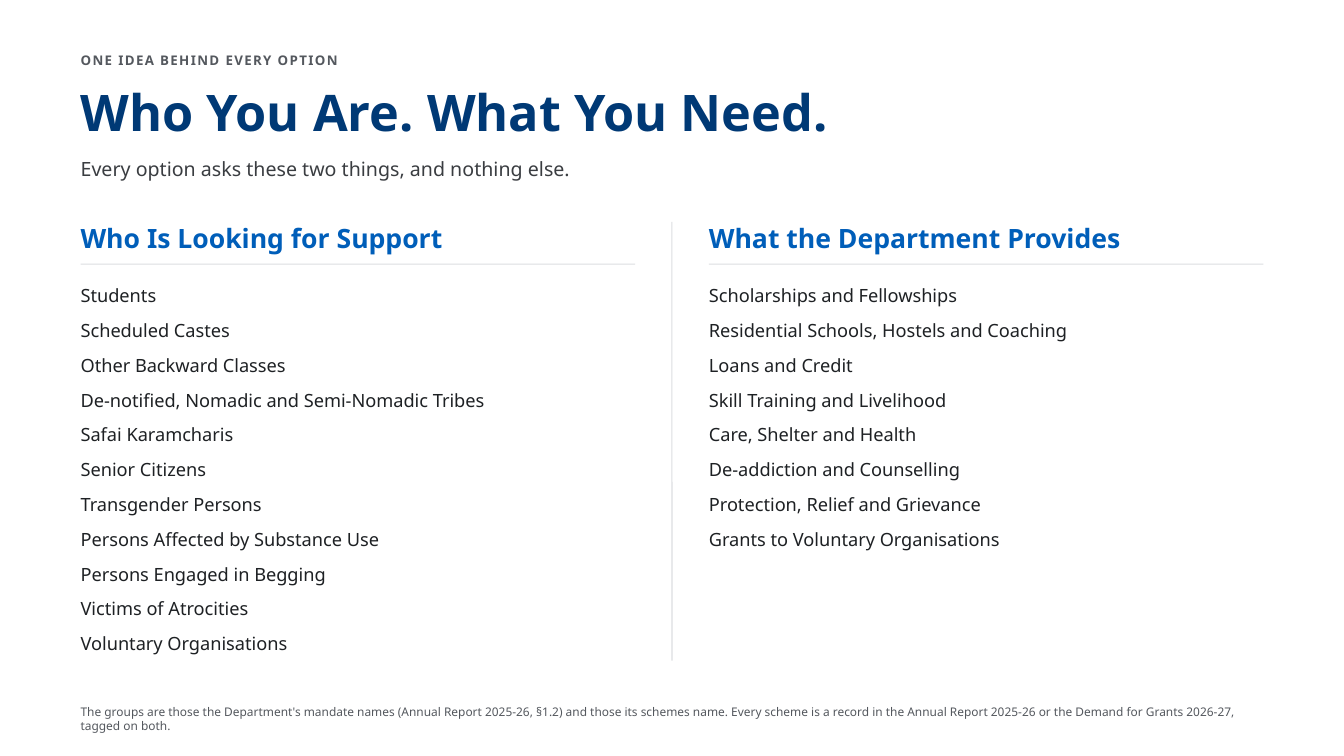
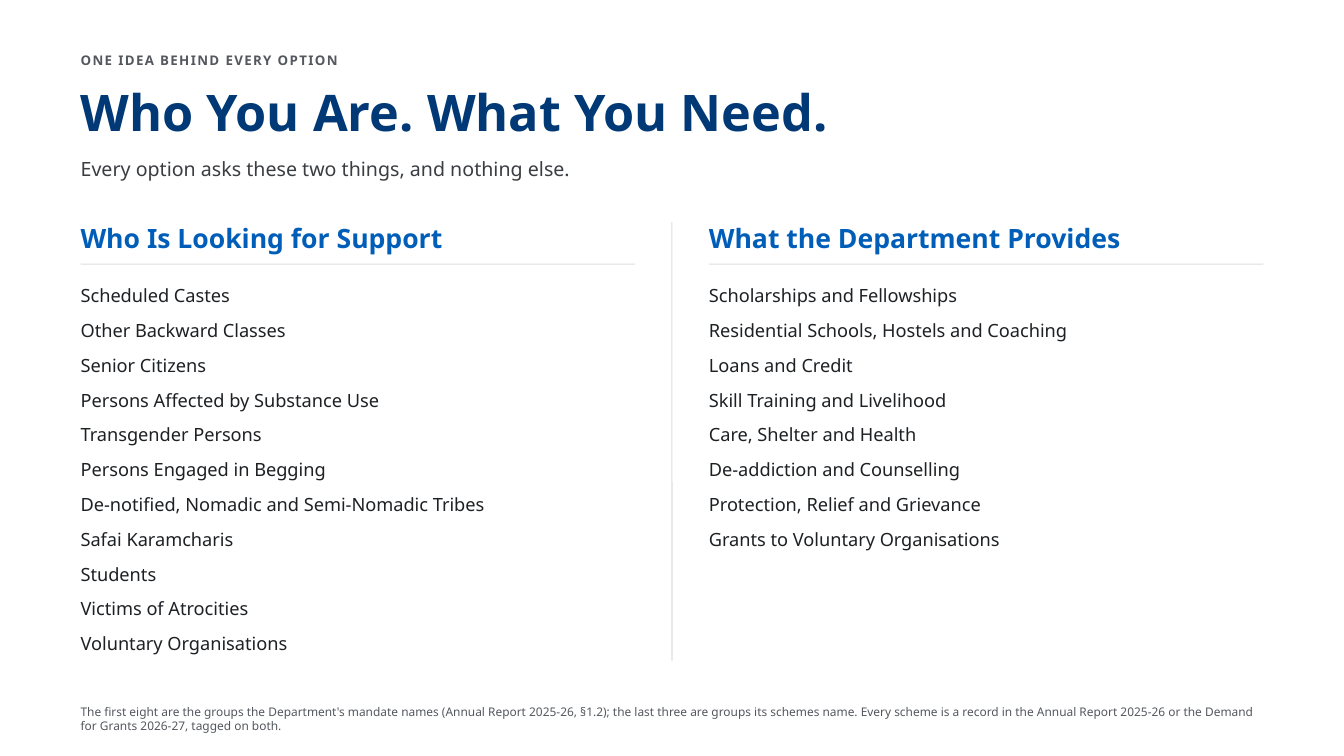
Before and after one commit to AkashShivanand/mosje, a slide deck: slide 2 of docs/plans/MoSJE-Service-Discovery-Options.pptx. Drawn at 1344x756 pixels with LibreOffice and Linux fonts; fonts in the diff are those of the drawing. Boxes give left, top, right and bottom in pixels: in the first picture for what was removed or moved away, otherwise in the second. Text is boxed around its words. In the diff, an @@ line names an element or a change of style, - is before the commit and + after.

```diff
--- a/docs/plans/MoSJE-Service-Discovery-Options.pptx
+++ b/docs/plans/MoSJE-Service-Discovery-Options.pptx
@@ text "Scheduled Castes": place and size @@
-text "Scheduled Castes" at (81,323,230,337)
+text "Scheduled Castes" at (81,288,230,302)
@@ text "Other Backward Classes": place and size @@
-text "Other Backward Classes" at (81,358,286,372)
+text "Other Backward Classes" at (81,323,286,337)
@@ text "Senior Citizens": place and size @@
-text "Senior Citizens" at (81,462,206,476)
+text "Senior Citizens" at (81,358,206,372)
@@ text "Persons Affected by Substance Use": place and size @@
-text "Persons Affected by Substance Use" at (81,532,379,551)
+text "Persons Affected by Substance Use" at (81,393,379,412)
@@ text "Transgender Persons": place and size @@
-text "Transgender Persons" at (81,497,261,516)
+text "Transgender Persons" at (81,427,261,446)
@@ text "Persons Engaged in Begging": place and size @@
-text "Persons Engaged in Begging" at (81,567,326,586)
+text "Persons Engaged in Begging" at (81,462,326,481)
@@ text "De-notified, Nomadic and Semi-Nomadic Tribes": place and size @@
-text "De-notified, Nomadic and Semi-Nomadic Tribes" at (81,393,485,410)
+text "De-notified, Nomadic and Semi-Nomadic Tribes" at (81,497,485,514)
@@ text "Safai Karamcharis": place and size @@
-text "Safai Karamcharis" at (81,427,234,441)
+text "Safai Karamcharis" at (81,532,234,546)
@@ text "Students": place and size @@
-text "Students" at (81,288,157,302)
+text "Students" at (81,567,157,581)
@@ text at (81,707,1253,733): text changed @@
-The groups are those the Department's mandate names (Annual Report 2025-26, §1.2) and those its schemes name. Every scheme is a record in the Annual Report 2025-26 or the Demand for Grants 2026-27, tagged on both.
+The first eight are the groups the Department's mandate names (Annual Report 2025-26, §1.2); the last three are groups its schemes name. Every scheme is a record in the Annual Report 2025-26 or the Demand for Grants 2026-27, tagged on both.
```
Also in this commit, not shown: 2 other slides changed, 39 other files.
